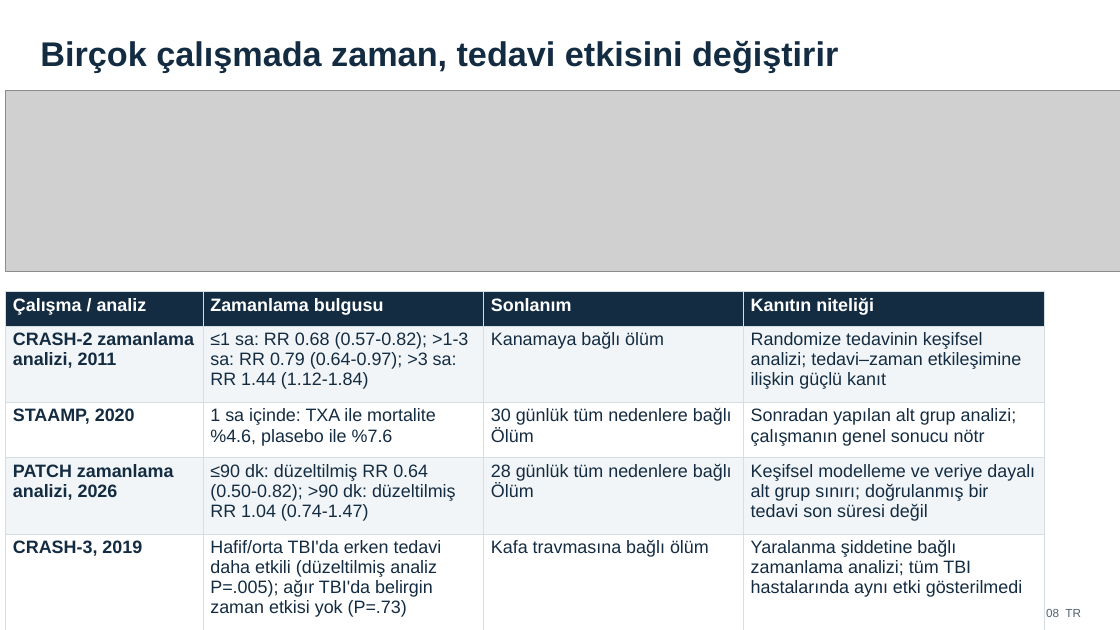
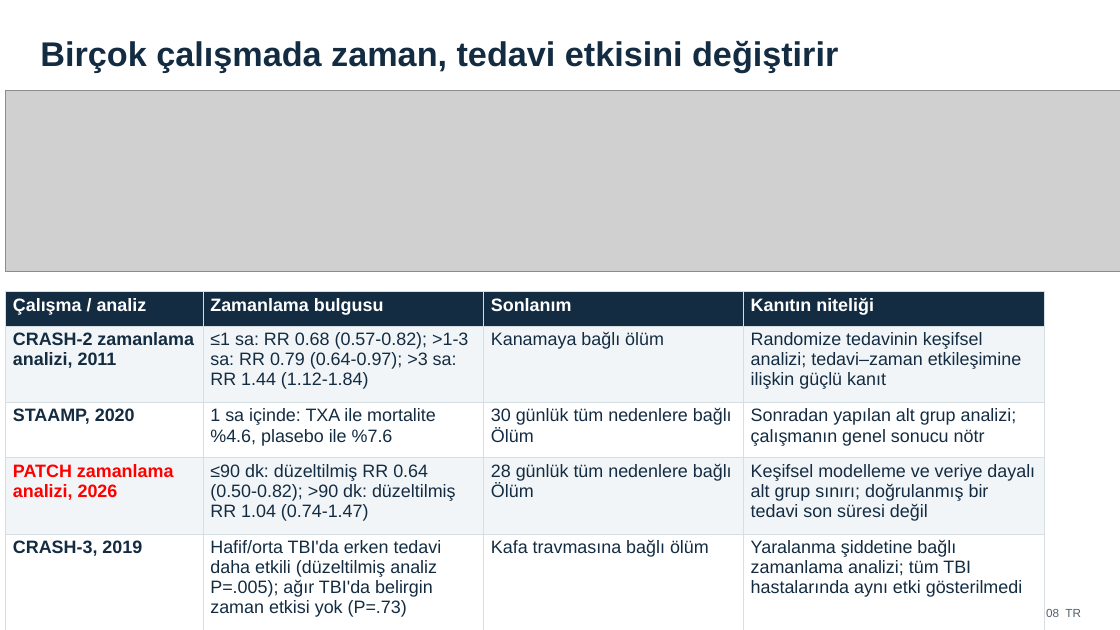
Before and after one commit to cryanking/cryanking.github.io, a slide deck: slide 18 of lectures/tark/TXA_Trauma_English_Turkish.pptx. Drawn at 1120x630 pixels with LibreOffice and Linux fonts; fonts in the diff are those of the drawing; grey boxes stand for pictures. Boxes give left, top, right and bottom in pixels: in the first picture for what was removed or moved away, otherwise in the second. Text is boxed around its words. In the diff, an @@ line names an element or a change of style, - is before the commit and + after.

```diff
--- a/lectures/tark/TXA_Trauma_English_Turkish.pptx
+++ b/lectures/tark/TXA_Trauma_English_Turkish.pptx
@@ table at (5, 291, 1045, 630) @@
@@ text colour #142C42 to #FF0000 in "PATCH zamanlama", "analizi, 2026" @@
```
Also in this commit, not shown: 14 other slides changed, 1 slide added.
